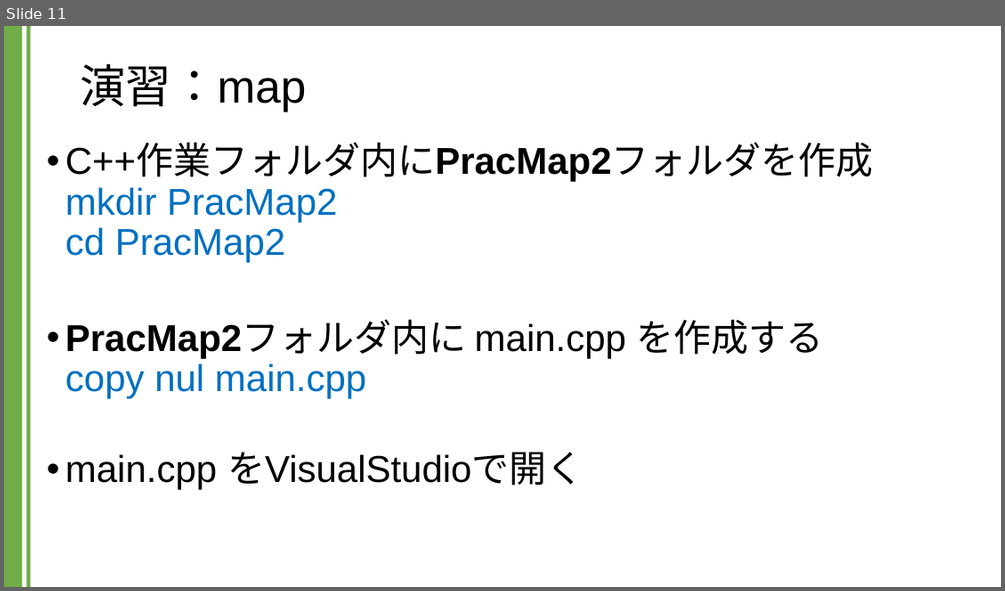
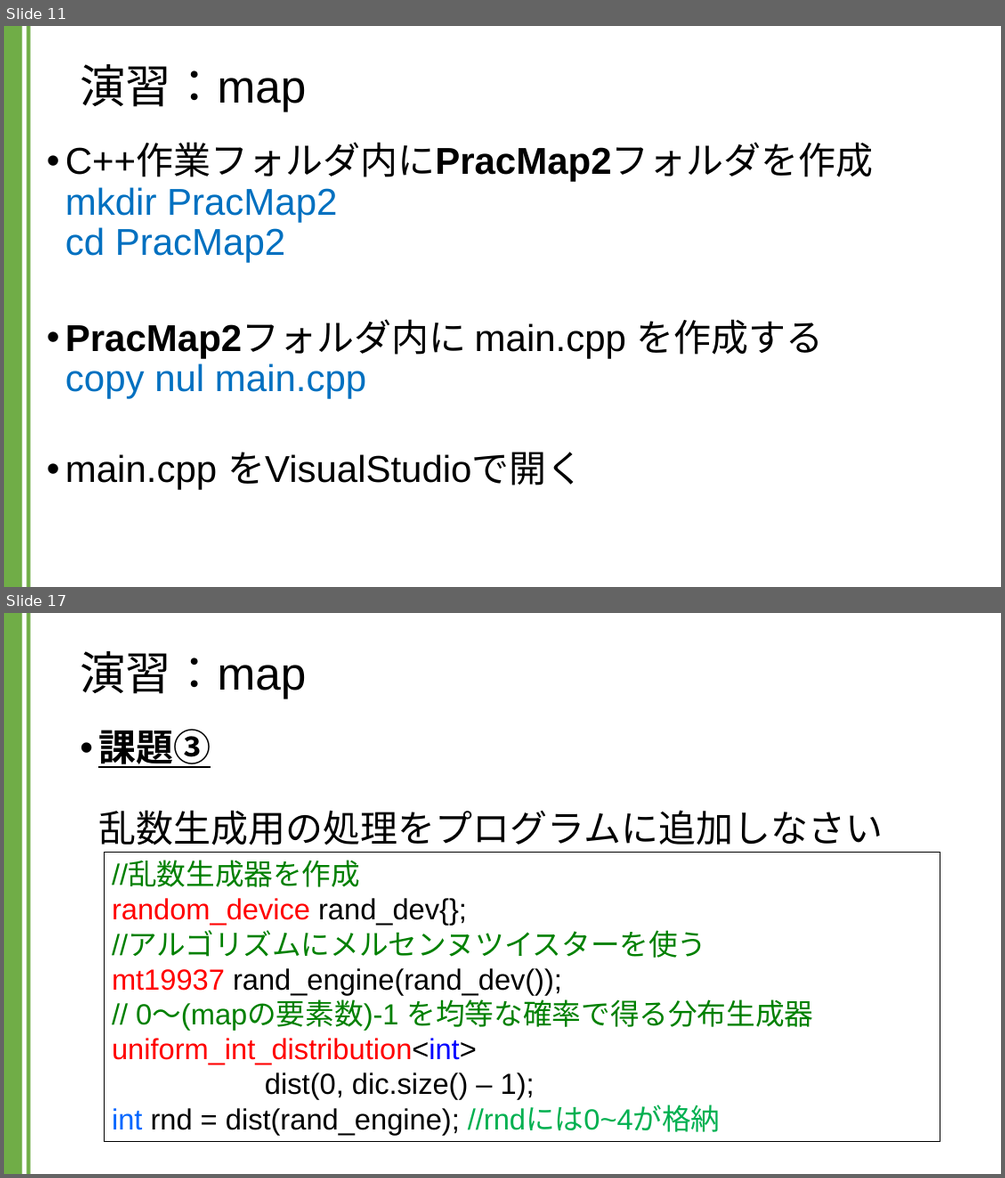
Before and after one commit to kic-murata/cpp2024, a slide deck: 授業資料/演習課題：map.pptx. Shown one above the other, each under a label of ours: slide 11 before the commit, slides 11 and 17 after it; the slides between them are not shown. The pictures are 1005x591 and 1005x1178 pixels, drawn with LibreOffice and Linux fonts; fonts in the diff are those of the drawing. Boxes give left, top, right and bottom in pixels: in the first picture for what was removed or moved away, otherwise in the second. Text is boxed around its words. In the diff, an @@ line names an element or a change of style, - is before the commit and + after.

```diff
--- a/授業資料/演習課題：map.pptx
+++ b/授業資料/演習課題：map.pptx
@@ slide 17 added at [4, 613, 1001, 1174], background #FFFFFF; not listed: 2 template elements that a slide beside it also shows @@
@@ title added at [80, 651, 306, 699], 44 pt, text #000000 @@
+演習：map
@@ text added at [98, 729, 882, 845], 36 pt, text #000000 @@
+• 課題③
+  乱数生成用の処理をプログラムに追加しなさい
@@ rectangle added at [105, 852, 940, 1142], outline #000000 0.75 pt, 28 pt, text #000000 @@
+//乱数生成器を作成
+random_device rand_dev{};
+//アルゴリズムにメルセンヌツイスターを使う
+mt19937 rand_engine(rand_dev());
+// 0～(mapの要素数)-1 を均等な確率で得る分布生成器
+uniform_int_distribution<int>
+dist(0, dic.size() – 1);
+int rnd = dist(rand_engine); //rndには0~4が格納
```
Also in this commit, not shown: 8 other slides added, 1 other file.
